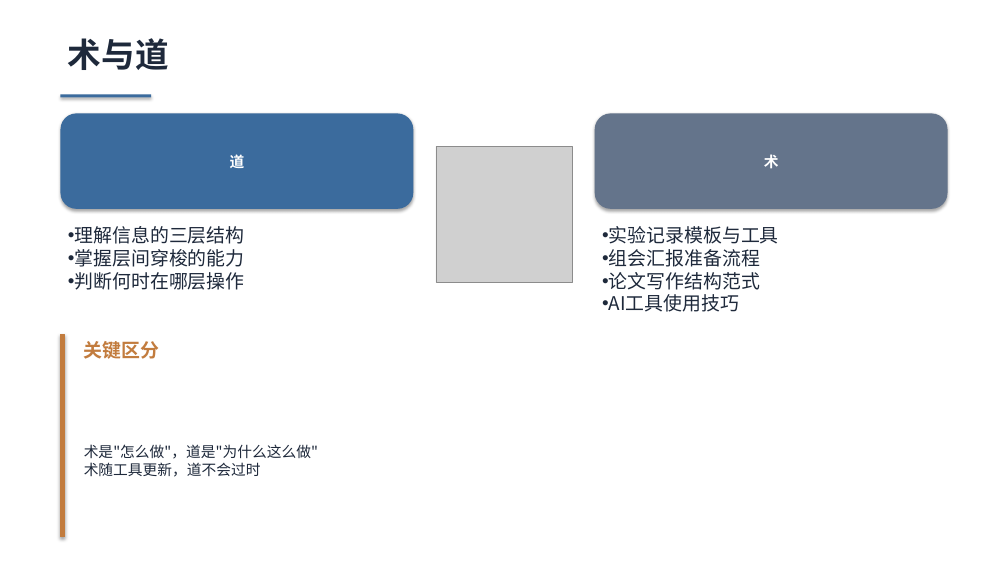
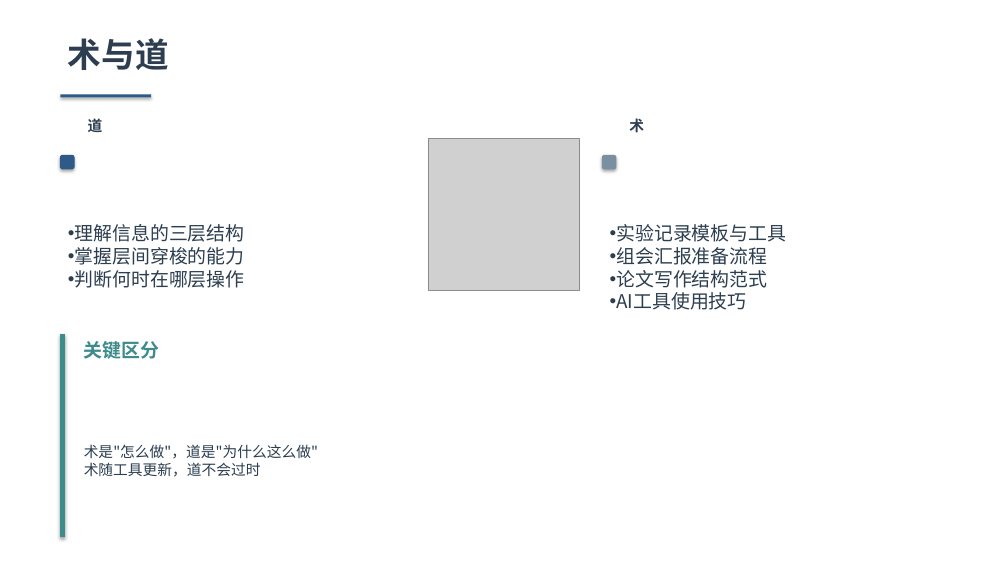
Before and after one commit to Lincyaw/paperops, a slide deck: slide 18 of examples/communication_friction/communication_friction.pptx. Drawn at 1008x567 pixels with LibreOffice and Linux fonts; fonts in the diff are those of the drawing; grey boxes stand for pictures. Boxes give left, top, right and bottom in pixels: in the first picture for what was removed or moved away, otherwise in the second. Text is boxed around its words. In the diff, an @@ line names an element or a change of style, - is before the commit and + after.

```diff
--- a/examples/communication_friction/communication_friction.pptx
+++ b/examples/communication_friction/communication_friction.pptx
@@ rectangle at box(60, 95, 151, 98): fill #3B6B9D to #2E5A88 @@
@@ text "道": place and size @@
-text "道" at box(60, 113, 414, 209)
+text "道" at box(88, 117, 103, 136)
@@ text "道" at box(88, 117, 103, 136): text colour #FFFFFF to #2C3E50; alignment centre to left; vertical alignment middle to top; fill #3B6B9D to none; shadow off @@
@@ text "术": place and size @@
-text "术" at box(595, 113, 948, 209)
+text "术" at box(629, 118, 644, 133)
@@ text "术" at box(629, 118, 644, 133): text colour #FFFFFF to #2C3E50; alignment centre to left; vertical alignment middle to top; fill #64748B to none; shadow off @@
@@ picture: place and size @@
-picture at box(436, 147, 572, 283)
+picture at box(429, 139, 580, 290)
@@ rounded rectangle added at box(60, 155, 74, 169), fill #2E5A88, outline #2E5A88 1 pt @@
@@ rounded rectangle added at box(603, 155, 616, 169), fill #7B8FA3, outline #7B8FA3 1 pt @@
@@ text colour #1E293B to #2C3E50 in 4 elements at box(68, 38, 169, 70), box(84, 444, 318, 477), box(616, 224, 786, 310), box(75, 224, 245, 288) @@
@@ text "实验记录模板与工具": place and size @@
-text "实验记录模板与工具" at box(609, 226, 779, 312)
+text "实验记录模板与工具" at box(616, 224, 786, 310)
@@ rectangle at box(60, 334, 65, 536): fill #C27C3E to #3D8B8B; outline #C27C3E 1 pt to #3D8B8B 1 pt @@
@@ text "关键区分" at box(84, 341, 160, 359): text colour #C27C3E to #3D8B8B @@
```
Also in this commit, not shown: 19 other slides changed, 2 other files.
